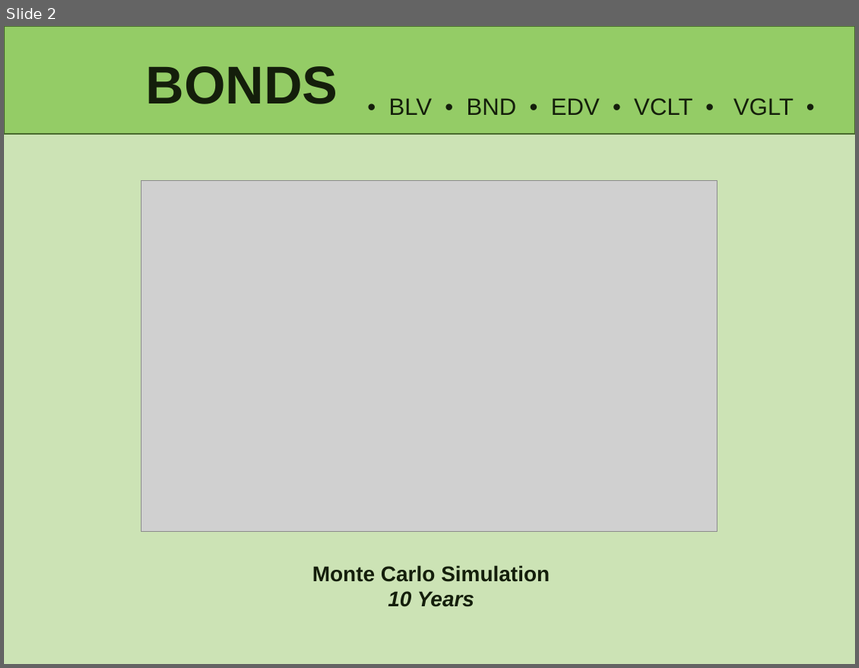
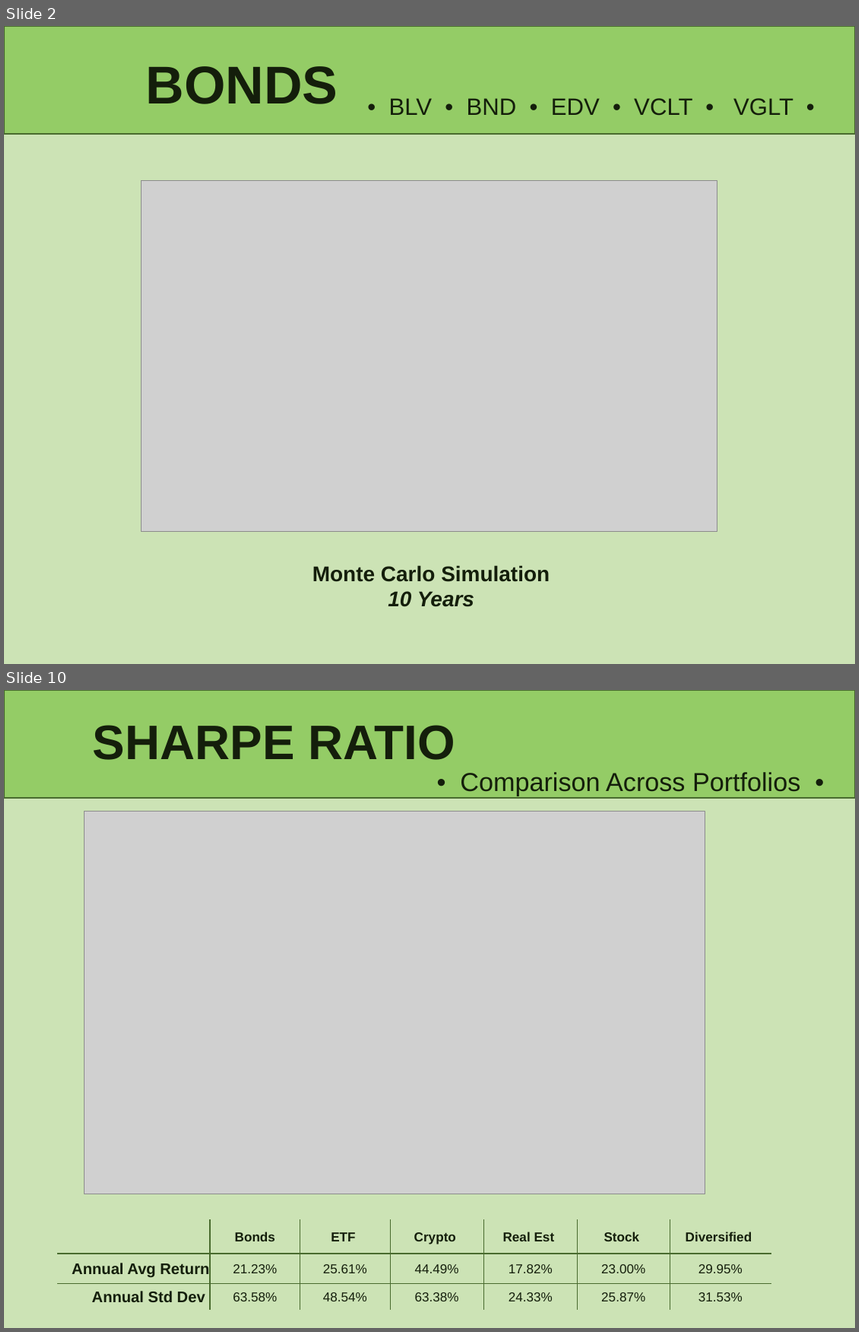
Before and after one commit to lindseyhardouin/Challenging_the_Status_Quo, a slide deck: presentation/P1- Challening the Status Quo.pptx. Shown one above the other, each under a label of ours: slide 2 before the commit, slides 2 and 10 after it; the slides between them are not shown. The pictures are 859x668 and 859x1332 pixels, drawn with LibreOffice and Linux fonts; fonts in the diff are those of the drawing; grey boxes stand for pictures. Boxes give left, top, right and bottom in pixels: in the first picture for what was removed or moved away, otherwise in the second. Text is boxed around its words. In the diff, an @@ line names an element or a change of style, - is before the commit and + after.

```diff
--- a/presentation/P1- Challening the Status Quo.pptx
+++ b/presentation/P1- Challening the Status Quo.pptx
@@ slide 10 added at [4, 690, 855, 1328], background #CCE3B5; not listed: 1 template element that a slide beside it also shows @@
@@ title added at [93, 725, 455, 760], 41 pt, text #141E0B, bold @@
+SHARPE RATIO
@@ text added at [460, 772, 800, 796], 22 pt, text #141E0B @@
+• Comparison Across Portfolios •
@@ picture added at [84, 812, 705, 1195] @@
@@ table added at [58, 1220, 772, 1310], 3 rows, 7 columns @@
+ | Bonds | ETF | Crypto | Real Est | Stock | Diversified
+Annual Avg Return | 21.23% | 25.61% | 44.49% | 17.82% | 23.00% | 29.95%
+Annual Std Dev | 63.58% | 48.54% | 63.38% | 24.33% | 25.87% | 31.53%
```
Also in this commit, not shown: 3 slides changed, 6 other slides added, 2 slides removed.
